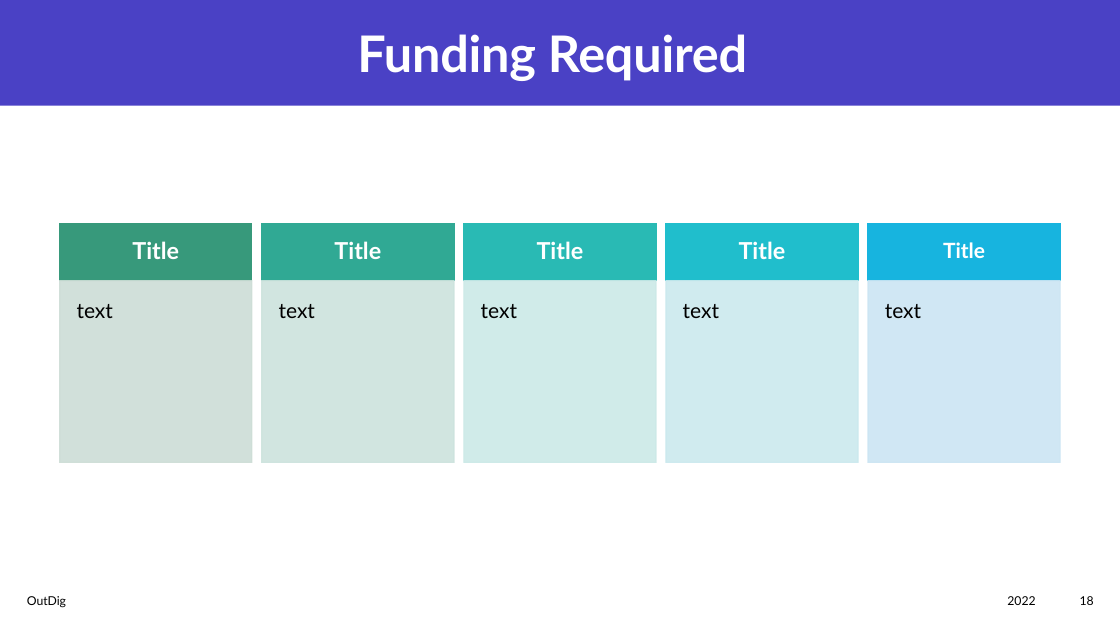
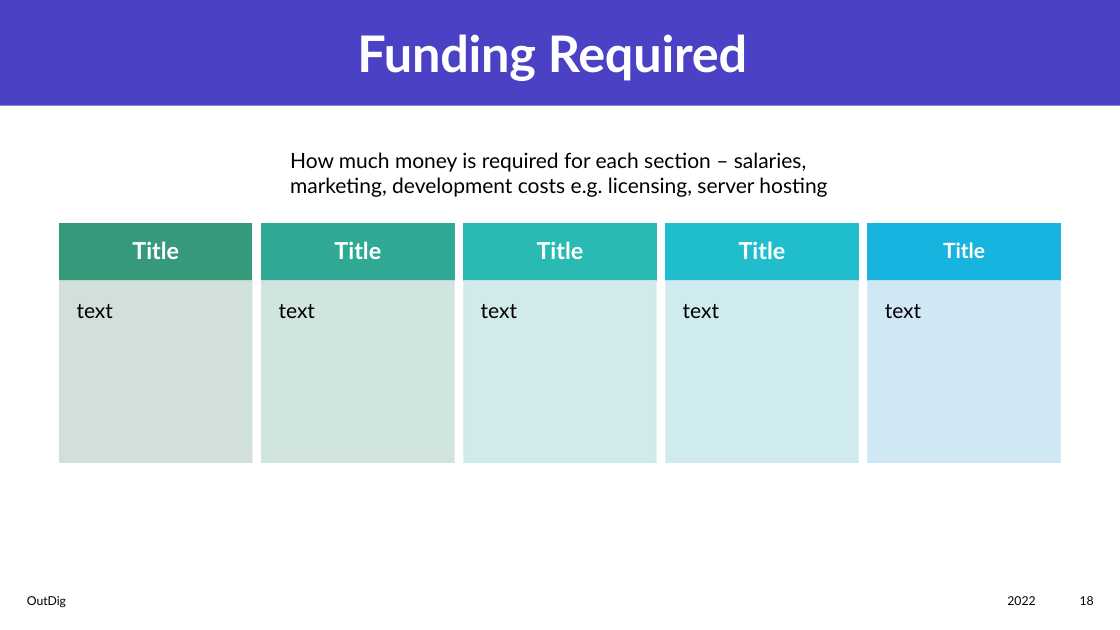
Before and after one commit to Joe34441/IndieDevPPT, a slide deck: slide 18 of CT6018 Joe Mason s4001719.pptx. Drawn at 1120x630 pixels with LibreOffice and Linux fonts; fonts in the diff are those of the drawing. Boxes give left, top, right and bottom in pixels: in the first picture for what was removed or moved away, otherwise in the second. Text is boxed around its words. In the diff, an @@ line names an element or a change of style, - is before the commit and + after.

```diff
--- a/CT6018 Joe Mason s4001719.pptx
+++ b/CT6018 Joe Mason s4001719.pptx
@@ text added at [290,152,827,197], 18 pt, text #000000 @@
+How much money is required for each section – salaries, marketing, development costs e.g. licensing, server hosting
```
Also in this commit, not shown: 12 other slides changed.
